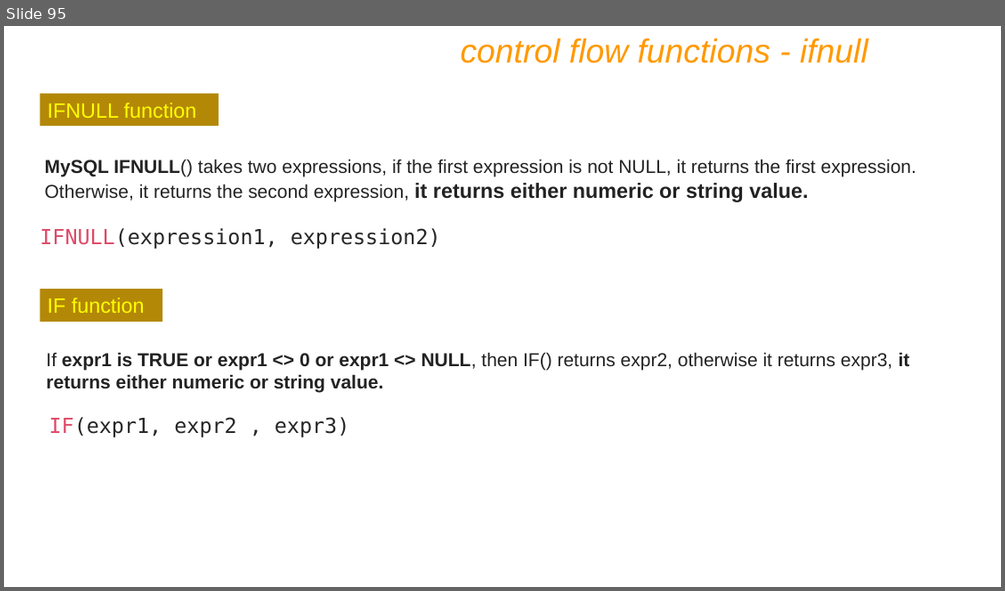
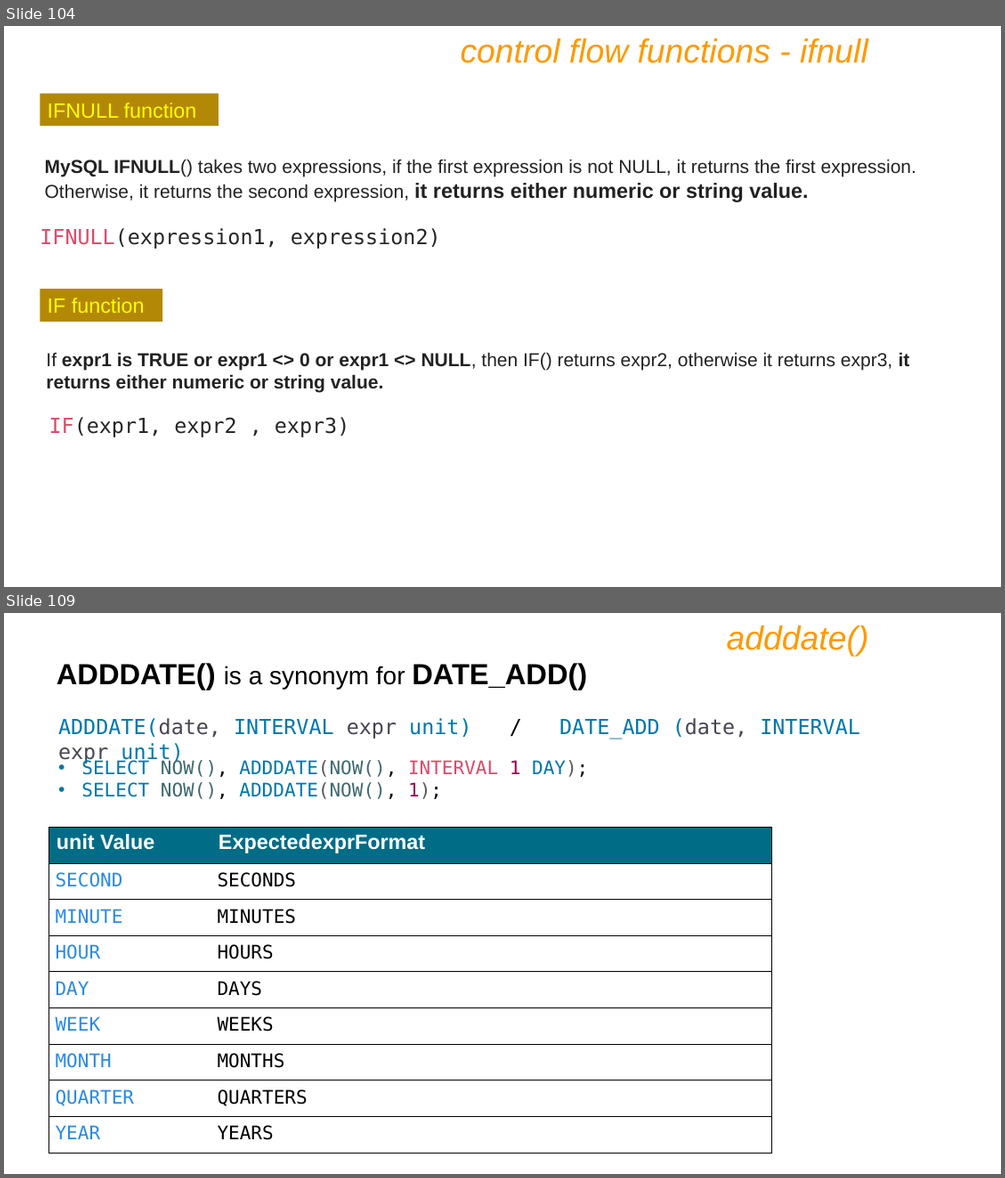
Before and after one commit to Abhis0702/DBT_MySQL, a slide deck: IET MySQL PPT Ver9.pptx. Shown one above the other, each under a label of ours: slide 95 before the commit, slides 104 and 109 after it; the slides between them are not shown. The pictures are 1005x591 and 1005x1178 pixels, drawn with LibreOffice and Linux fonts; fonts in the diff are those of the drawing. Boxes give left, top, right and bottom in pixels: in the first picture for what was removed or moved away, otherwise in the second. Text is boxed around its words. In the diff, an @@ line names an element or a change of style, - is before the commit and + after.

```diff
--- a/IET MySQL PPT Ver9.pptx
+++ b/IET MySQL PPT Ver9.pptx
@@ slide 109 added at bbox=[4, 613, 1001, 1174], background #FFFFFF @@
@@ text added at bbox=[727, 625, 869, 657], 32 pt, text #FF9900, italic @@
+adddate()
@@ text added at bbox=[57, 663, 587, 690], 28 pt, text #000000, bold @@
+ADDDATE() is a synonym for DATE_ADD()
@@ text added at bbox=[58, 718, 860, 739], 20 pt, text #0077AA @@
+ADDDATE(date, INTERVAL expr unit) / DATE_ADD (date, INTERVAL expr unit)
@@ text added at bbox=[81, 759, 588, 799], 18 pt, text #0077AA @@
+• SELECT NOW(), ADDDATE(NOW(), INTERVAL 1 DAY);
+• SELECT NOW(), ADDDATE(NOW(), 1);
@@ table added at bbox=[48, 827, 772, 1152], 9 rows, 2 columns @@
+unit Value | ExpectedexprFormat
+SECOND | SECONDS
+MINUTE | MINUTES
+HOUR | HOURS
+DAY | DAYS
+WEEK | WEEKS
+MONTH | MONTHS
+QUARTER | QUARTERS
+YEAR | YEARS
@@ what was slide 95 is now slide 104 @@
```
Also in this commit, not shown: 4 slides changed, 83 other slides added.
